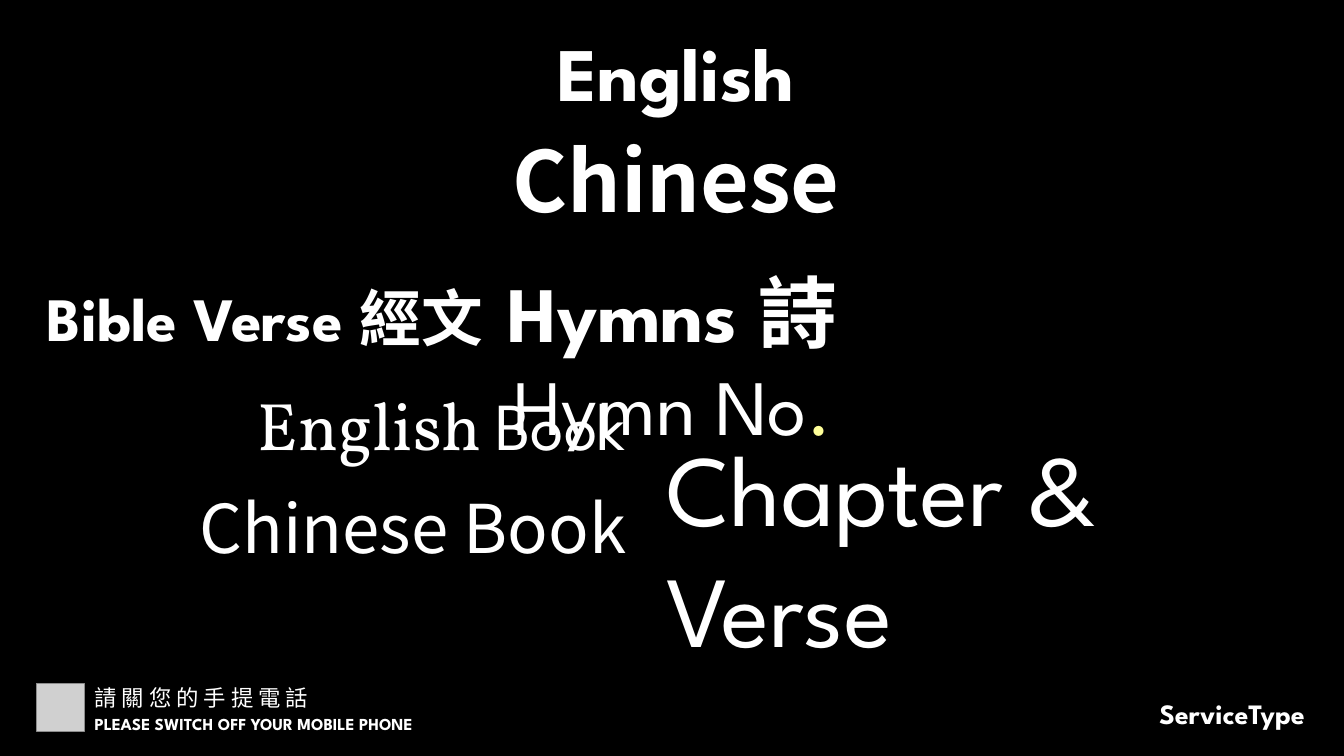
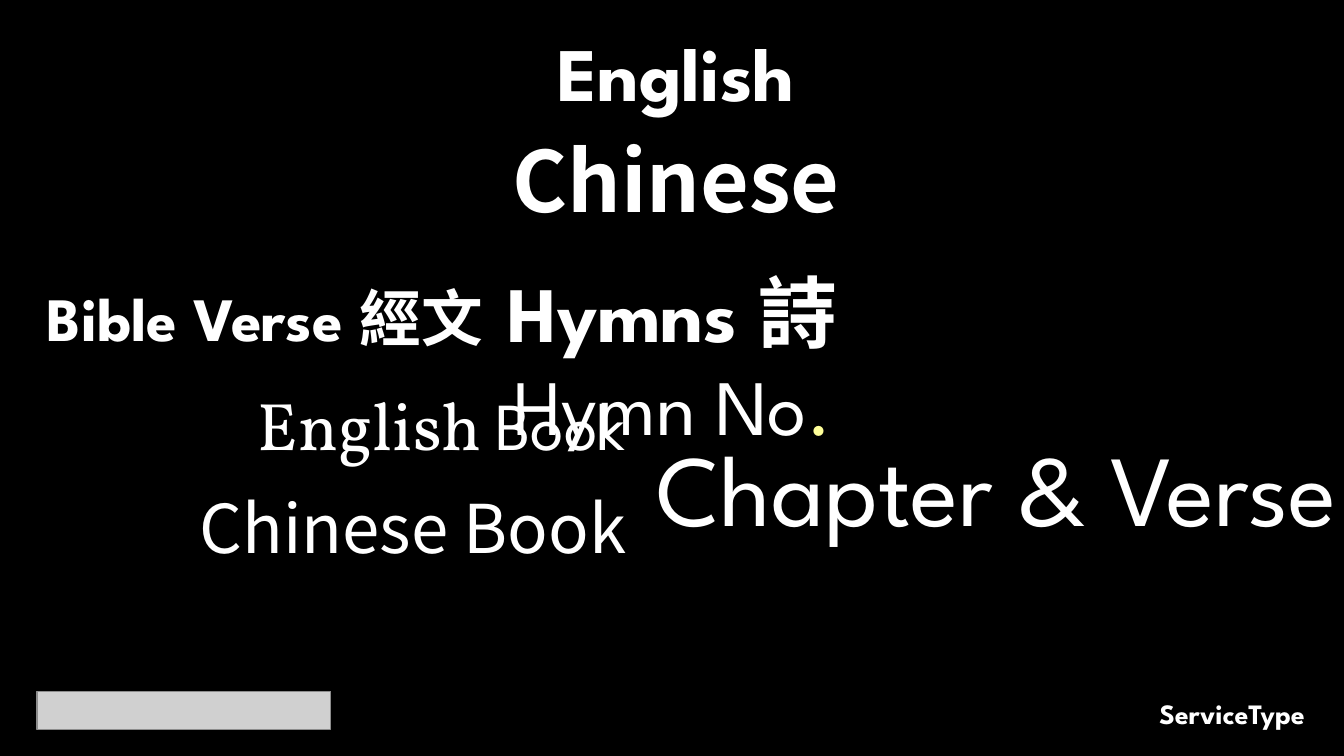
Before and after one commit to calebchanwy/tjc-powerpoint, a slide deck: slide 1 of TJCPowerPoint/Resources/ServiceWidescreen.pptx. Drawn at 1344x756 pixels with LibreOffice and Linux fonts; fonts in the diff are those of the drawing; grey boxes stand for pictures. Boxes give left, top, right and bottom in pixels: in the first picture for what was removed or moved away, otherwise in the second. Text is boxed around its words. In the diff, an @@ line names an element or a change of style, - is before the commit and + after.

Commit message:
20/05/22 Added TJC Logo, Alert Boxes, Auto change to show verses

```diff
--- a/TJCPowerPoint/Resources/ServiceWidescreen.pptx
+++ b/TJCPowerPoint/Resources/ServiceWidescreen.pptx
@@ text "Chapter & Verse" rewrapped from (666, 426, 1003, 649) to (656, 426, 1336, 547) @@
@@ picture removed at (37, 684, 85, 731) @@
@@ text removed at (94, 687, 308, 708) @@
-請 關 您 的 手 提 電 話
@@ picture added at (37, 692, 331, 730) @@
@@ text removed at (95, 718, 412, 731) @@
-PLEASE SWITCH OFF YOUR MOBILE PHONE
```
Also in this commit, not shown: 5 other slides changed, 1 slide added, 20 other files.
